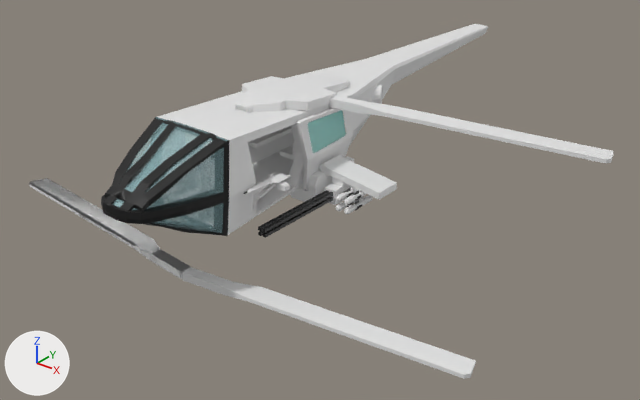
Before and after pictures for a commit that changed the FBX model space/dragonfly/Assets/dragonflymoderndoorgunner.fbx.
One viewpoint serves both versions: a camera (50 mm lens) standing at (5.32, -4.69, 4.12) and looking at (0.04, 1.9, 0.03). Arrows for +X, +Y and +Z are at lower left; the lights stay in place. Where no turn or scale is listed for an object, it has been applied to the vertices.

In view in the first picture: 'Cube.016', 'Cube.041', 'Cube.058', 'Cube.059', 'Cube.062', 'Cube.068', 'backblade', 'backblade.001', 'barrel', 'cockpit', 'cockpitframe', 'door_left', 'forwardblade', 'missile1', 'missile2', 'missile3', 'missile4'.
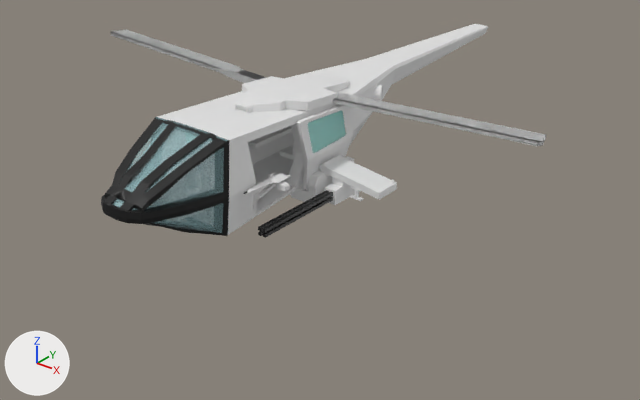
Boxes [x1, y1, x2, y2] around the edits, measured in the pictures (640 x 400 px):
'forwardblade', moved
    before: [182, 267, 476, 379]
    after: [332, 91, 546, 146]
'backblade', moved (not visible afterwards)
    before: [328, 95, 614, 163]
'backblade.001', moved (not visible afterwards)
    before: [29, 178, 191, 279]
'forwardblade.001', moved (not visible before)
    after: [111, 30, 267, 83]
'missile1', deleted
    before: [344, 195, 373, 214]
'missile3', deleted
    before: [344, 191, 366, 205]
'missile4', deleted
    before: [336, 189, 355, 202]
'missile2', deleted
    before: [335, 196, 364, 211]
'Cube.069', deleted
    before: [355, 200, 359, 211]
'Cube.066', deleted
    before: [355, 190, 359, 201]
'Cube.065', deleted
    before: [346, 187, 351, 197]
'Cube.068', deleted
    before: [352, 203, 362, 208]
'Cube.067', deleted
    before: [352, 194, 362, 198]

What the commit changed:
Object 'Cube.069' (ob_cube_069) is deleted.
Object 'missile1' (ob_missile1) is deleted.
Object 'missile2' (ob_missile2) is deleted.
Object 'Cube.066' (ob_cube_066) is deleted.
Object 'backblade.001' (ob_backblade_001) moves from (0.0, 0.0, 0.0) to (-0.327, 1.574, 1.306).
Object 'Cube.068' (ob_cube_068) is deleted.
Object 'forwardblade.001' (ob_forwardblade_001) moves from (0.0, 0.0, 0.0) to (-0.327, 1.574, 1.306).
Object 'backblade' (ob_backblade) moves from (0.264, 1.582, 1.306) to (-0.327, 1.574, 1.306).
Object 'missile4' (ob_missile4) is deleted.
Object 'Cube.065' (ob_cube_065) is deleted.
Object 'Cube.062' (ob_cube_062) is deleted.
Object 'forwardblade' (ob_forwardblade) moves from (0.0, 0.0, 0.0) to (-0.327, 1.574, 1.306).
Object 'Cube.067' (ob_cube_067) is deleted.
Object 'missile3' (ob_missile3) is deleted.
